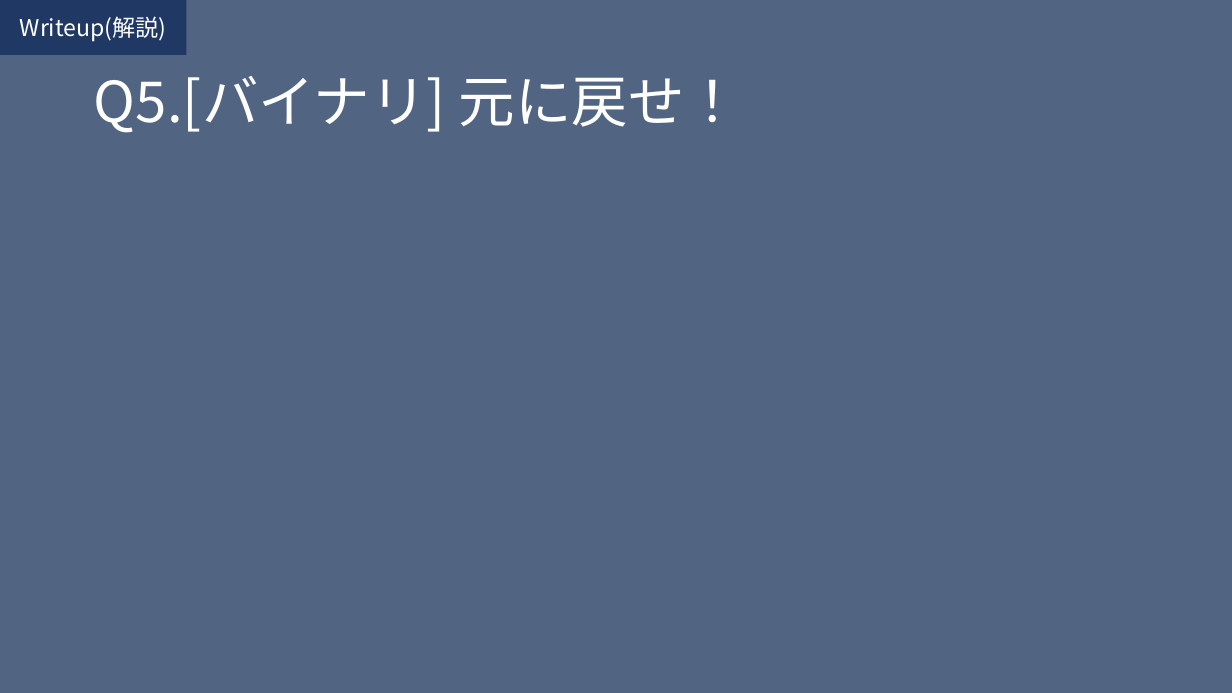
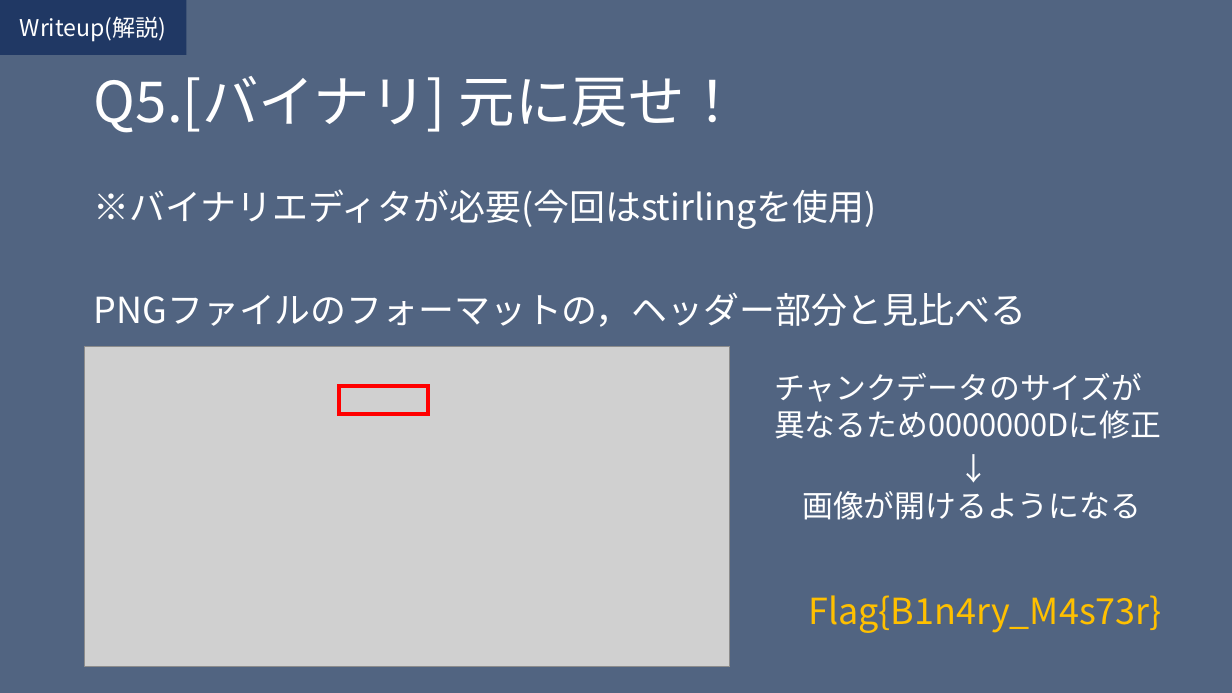
Before and after one commit to H0ndh11/CTF, a slide deck: slide 12 of ゼミ発表資料/ctf発表スライド.pptx. Drawn at 1232x693 pixels with LibreOffice and Linux fonts; fonts in the diff are those of the drawing; grey boxes stand for pictures. Boxes give left, top, right and bottom in pixels: in the first picture for what was removed or moved away, otherwise in the second. Text is boxed around its words. In the diff, an @@ line names an element or a change of style, - is before the commit and + after.

Commit message:
ゼミ終了のためwriteup公開

```diff
--- a/ゼミ発表資料/ctf発表スライド.pptx
+++ b/ゼミ発表資料/ctf発表スライド.pptx
@@ text added at [94,189,1026,327], 28 pt, text #FFFFFF @@
+※バイナリエディタが必要(今回はstirlingを使用)
+PNGファイルのフォーマットの，ヘッダー部分と見比べる
@@ picture added at [85,347,730,667] @@
@@ rectangle added at [339,385,428,413], outline #FF0000 3 pt @@
@@ text added at [774,373,1161,439], 24 pt, text #FFFFFF @@
+チャンクデータのサイズが異なるため0000000Dに修正
@@ text added at [802,491,1141,520], 24 pt, text #FFFFFF @@
+↓
+画像が開けるようになる
@@ text added at [808,595,1161,633], 28 pt, text #FFC000 @@
+Flag{B1n4ry_M4s73r}
```
Also in this commit, not shown: 7 other slides changed, 2 other files.
